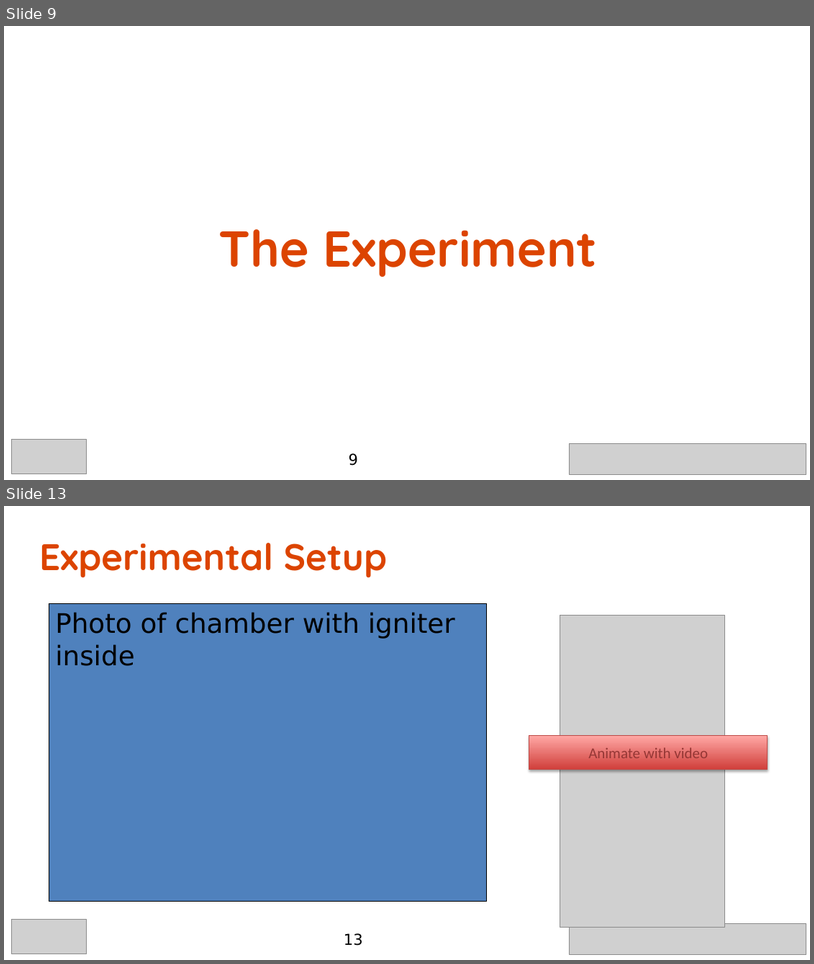
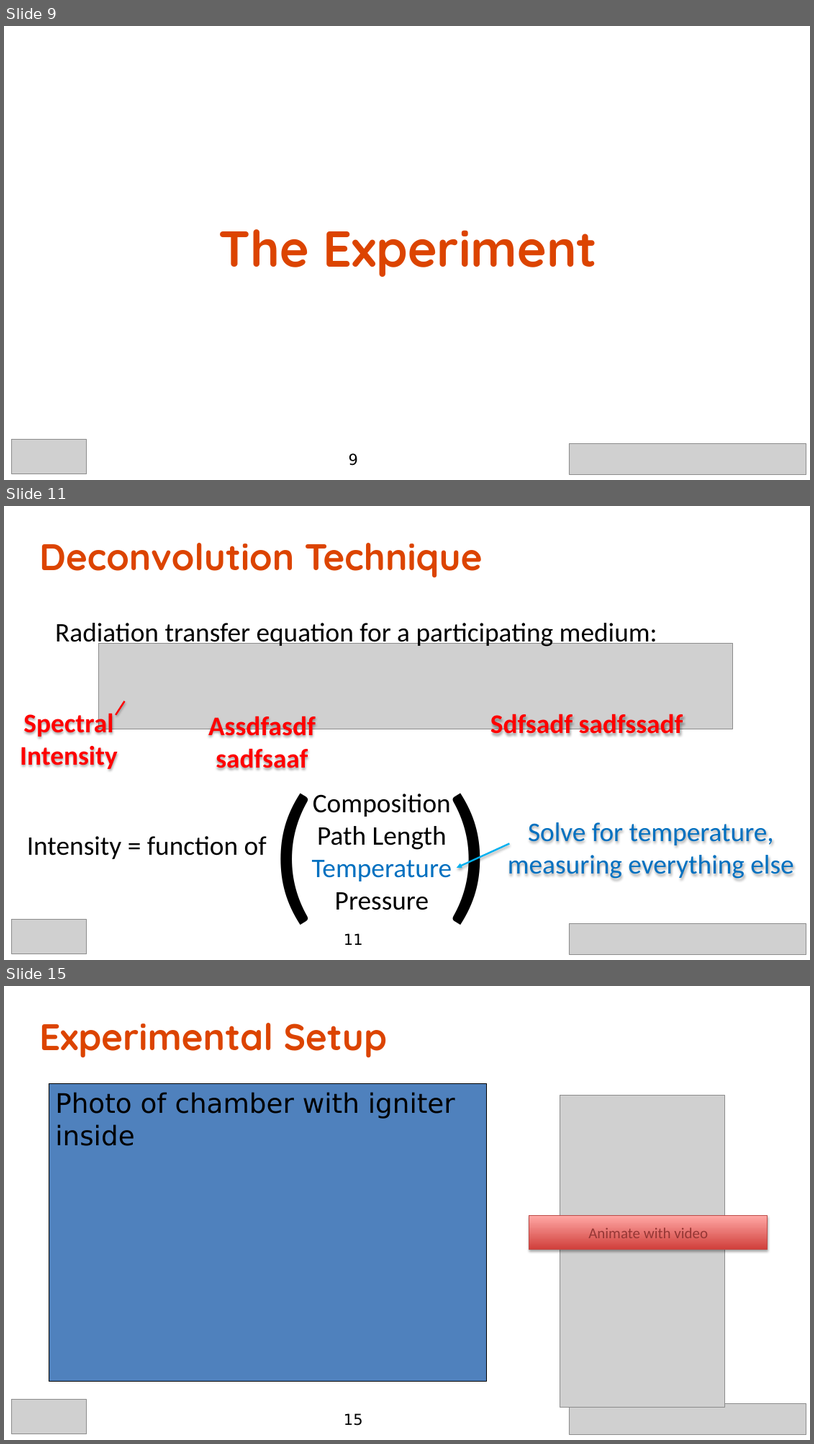
Before and after one commit to caplanda/Spark-Kernels-SciTech-Presentation, a slide deck: Spark Kernels v2.pptx. Shown one above the other, each under a label of ours: slides 9 and 13 before the commit, slides 9, 11 and 15 after it; the slides between them are not shown. The pictures are 814x964 and 814x1444 pixels, drawn with LibreOffice and Linux fonts; fonts in the diff are those of the drawing; grey boxes stand for pictures; background and template pictures are left out. Boxes give left, top, right and bottom in pixels: in the first picture for what was removed or moved away, otherwise in the second. Text is boxed around its words. In the diff, an @@ line names an element or a change of style, - is before the commit and + after.

```diff
--- a/Spark Kernels v2.pptx
+++ b/Spark Kernels v2.pptx
@@ slide 11 added at (4, 506, 810, 960), background #FFFFFF @@
@@ title added at (39, 543, 483, 578), 44 pt, text #DC4400, bold @@
+Deconvolution Technique
@@ text added at (55, 623, 658, 649), 32 pt, text #000000 @@
+Radiation transfer equation for a participating medium:
@@ picture added at (99, 644, 733, 729) @@
@@ callout added at (459, 698, 715, 746), 32 pt, text #FF0000, bold @@
+Sdfsadf sadfssadf
@@ callout added at (8, 713, 129, 762), outline #FF0000 2 pt, 32 pt, text #FF0000, bold @@
+Spectral Intensity
@@ callout added at (193, 716, 331, 765), 32 pt, text #FF0000, bold @@
+Assdfasdf sadfsaaf
@@ text added at (263, 750, 500, 939), 180 pt, text #000000 @@
+( )
@@ text added at (312, 793, 453, 910), 32 pt, text #000000 @@
+Composition
+Path Length
+Temperature
+Pressure
@@ callout added at (496, 808, 807, 885), outline #00B0F0 2 pt, 32 pt, text #0070C0 @@
+Solve for temperature, measuring everything else
@@ text added at (27, 836, 267, 859), 32 pt, text #000000 @@
+Intensity = function of
@@ picture added at (12, 919, 87, 954) @@
@@ page number added at (344, 933, 363, 944), 18 pt, text #000000 @@
+11
@@ picture added at (569, 924, 806, 955) @@
@@ what was slide 13 is now slide 15 @@
@@ page number at (344, 1413, 363, 1425): text changed @@
-13
+15
```
Also in this commit, not shown: 8 slides changed, 18 other slides added, 1 slide removed, 2 other files.
